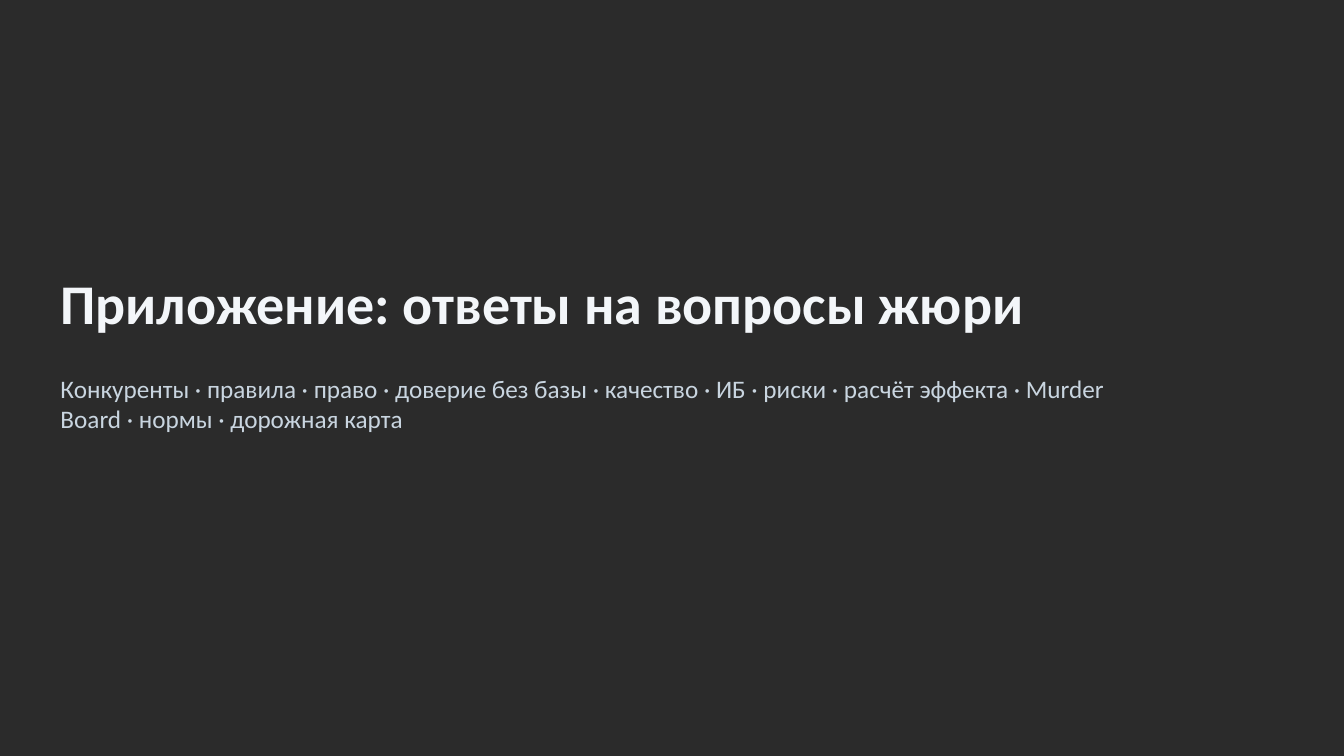
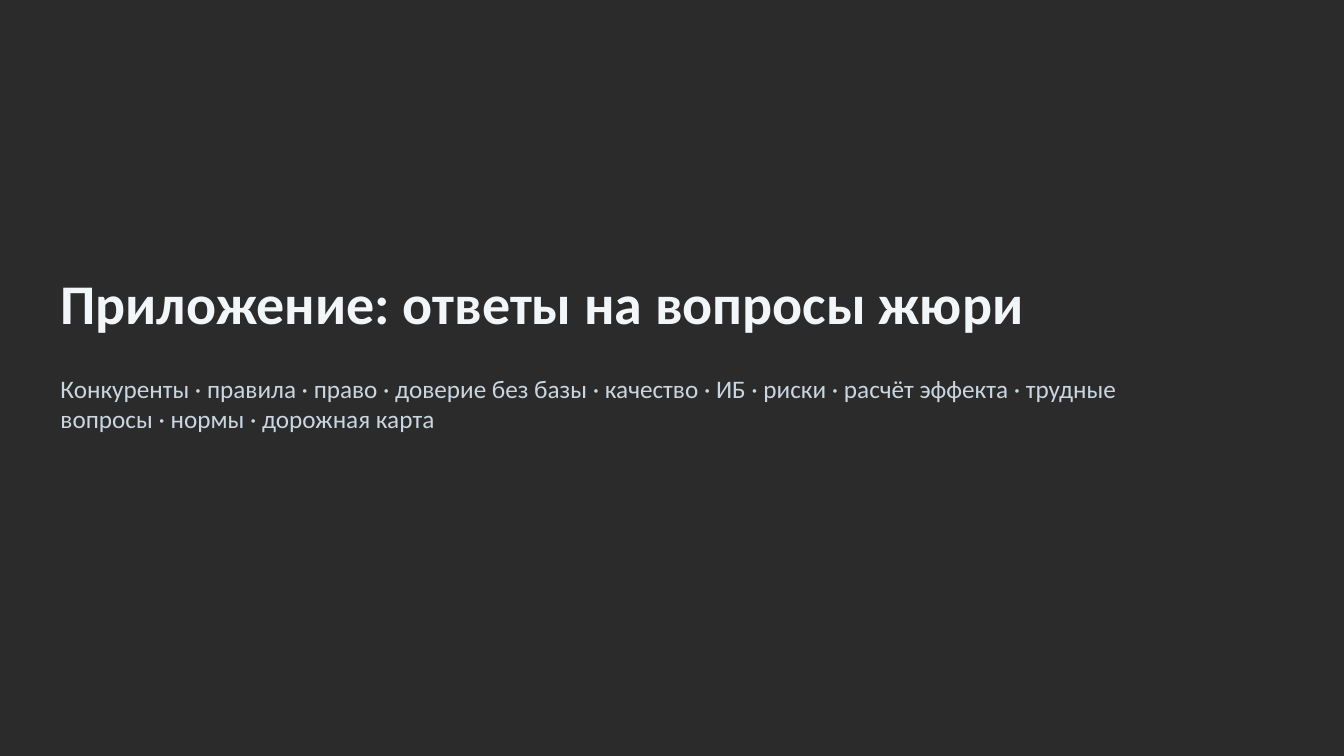
Before and after one commit to KonkovDV/Mandat, a slide deck: slide 15 of Mandat_VTB.pptx. Drawn at 1344x756 pixels with LibreOffice and Linux fonts; fonts in the diff are those of the drawing; background and template pictures are left out; a plain dark background stands for a picture behind light text. Boxes give left, top, right and bottom in pixels: in the first picture for what was removed or moved away, otherwise in the second. Text is boxed around its words. In the diff, an @@ line names an element or a change of style, - is before the commit and + after.

```diff
--- a/Mandat_VTB.pptx
+++ b/Mandat_VTB.pptx
@@ text at [60, 381, 1116, 432]: text changed @@
-Конкуренты · правила · право · доверие без базы · качество · ИБ · риски · расчёт эффекта · Murder Board · нормы · дорожная карта
+Конкуренты · правила · право · доверие без базы · качество · ИБ · риски · расчёт эффекта · трудные вопросы · нормы · дорожная карта
```
Also in this commit, not shown: 21 other slides changed, 6 other files.
